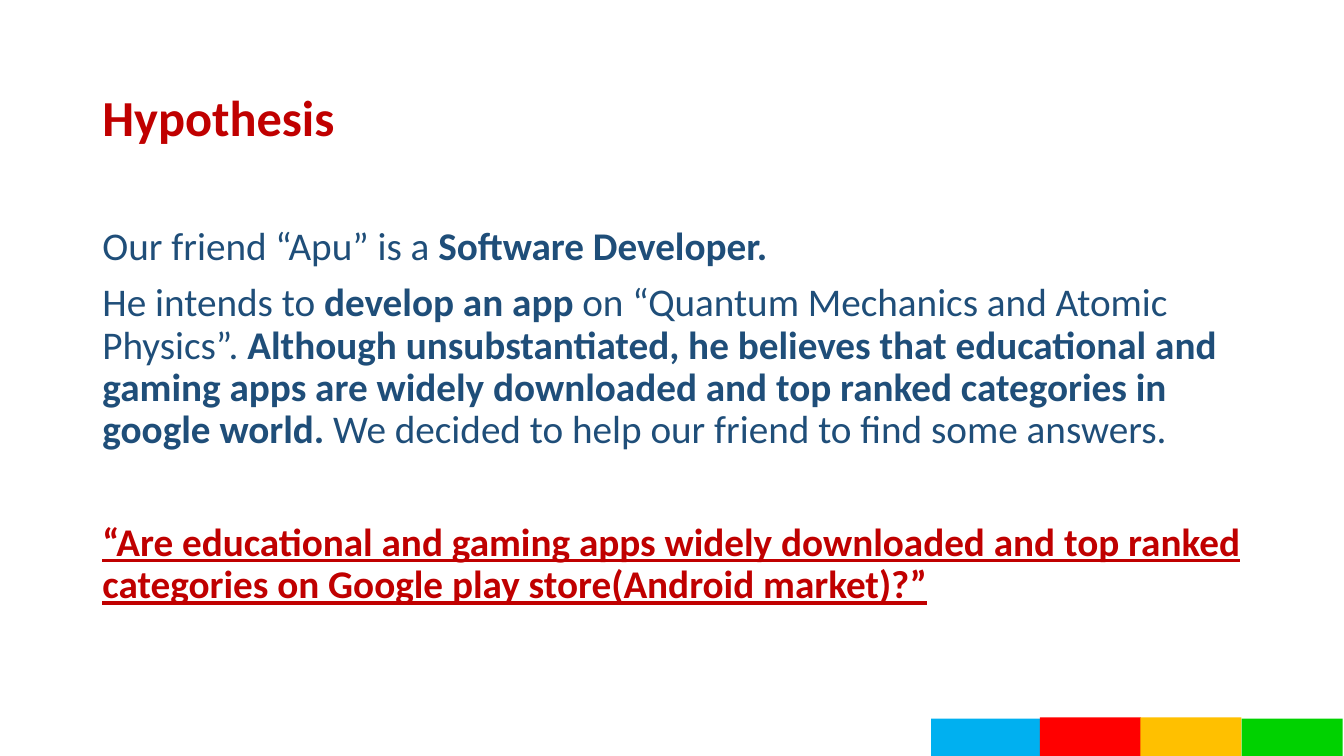
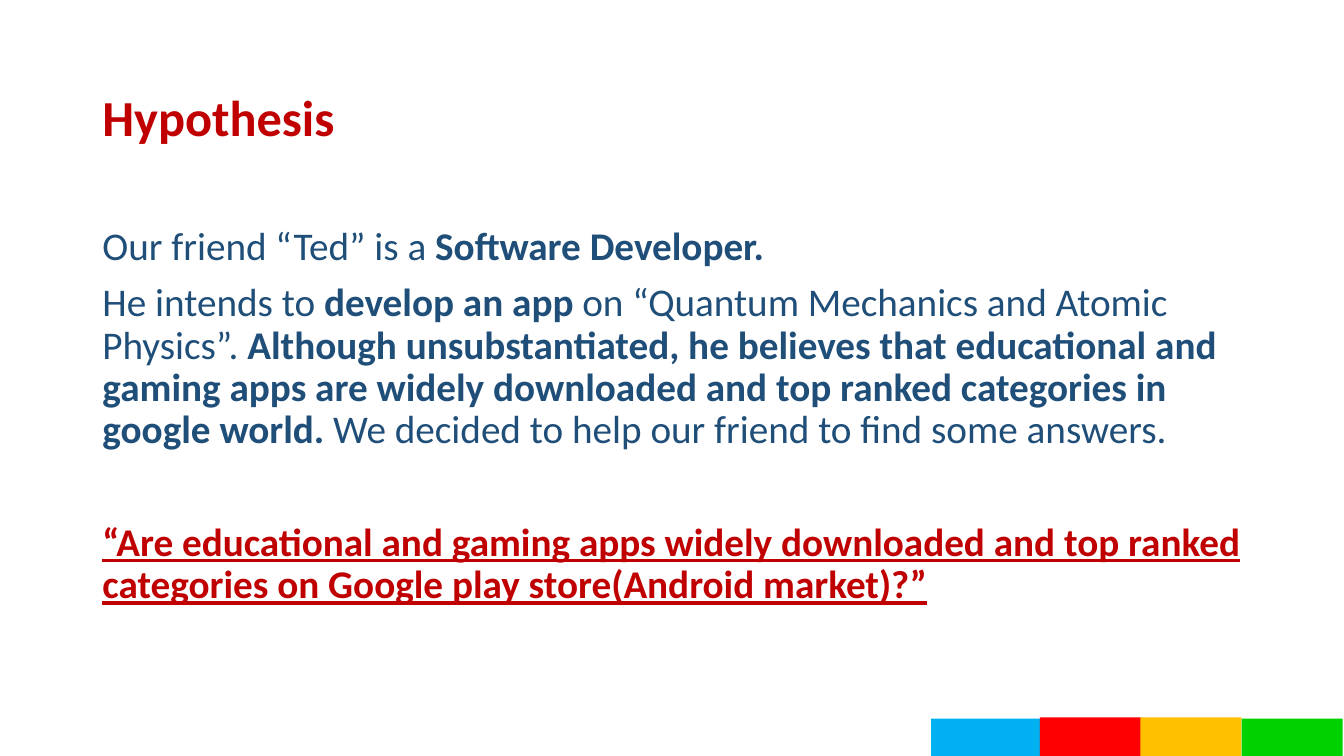
Before and after one commit to kreativity07/Android_Market_Analysis-1, a slide deck: slide 3 of Android_Market_Analysis_Presentation.pptx. Drawn at 1344x756 pixels with LibreOffice and Linux fonts; fonts in the diff are those of the drawing. Boxes give left, top, right and bottom in pixels: in the first picture for what was removed or moved away, otherwise in the second. Text is boxed around its words. In the diff, an @@ line names an element or a change of style, - is before the commit and + after.

Commit message:
Updated presentation

```diff
--- a/Android_Market_Analysis_Presentation.pptx
+++ b/Android_Market_Analysis_Presentation.pptx
@@ text at box(102, 232, 764, 266): text changed @@
-Our friend “Apu” is a Software Developer.
+Our friend “Ted” is a Software Developer.
```
